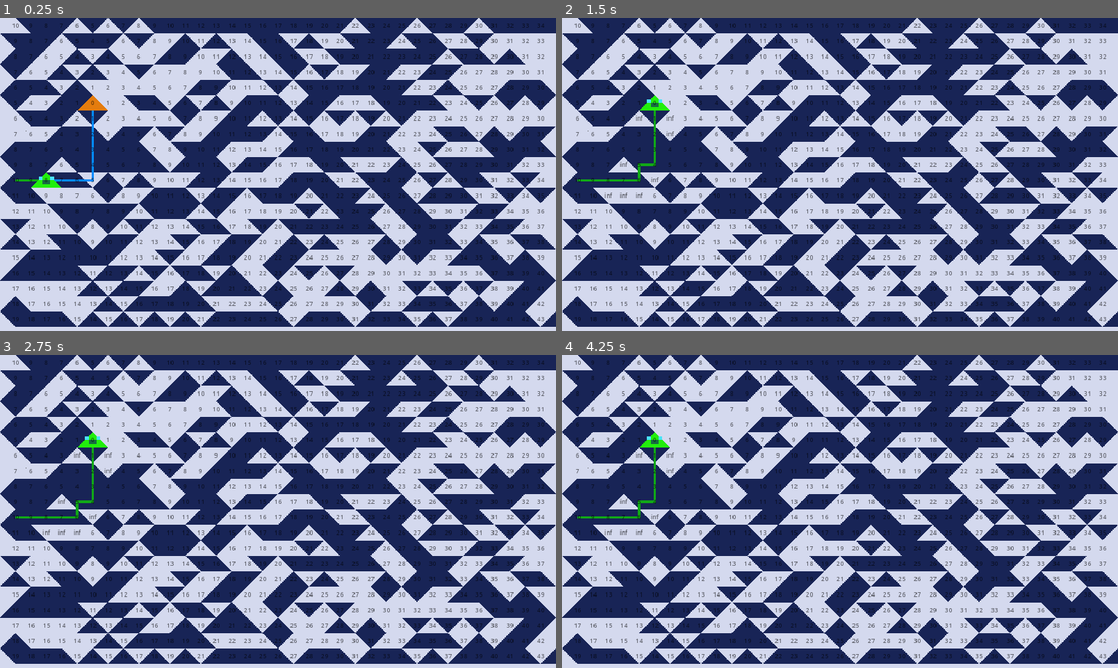
Above: before the commit, frames 1-4 (two rows, left to right).
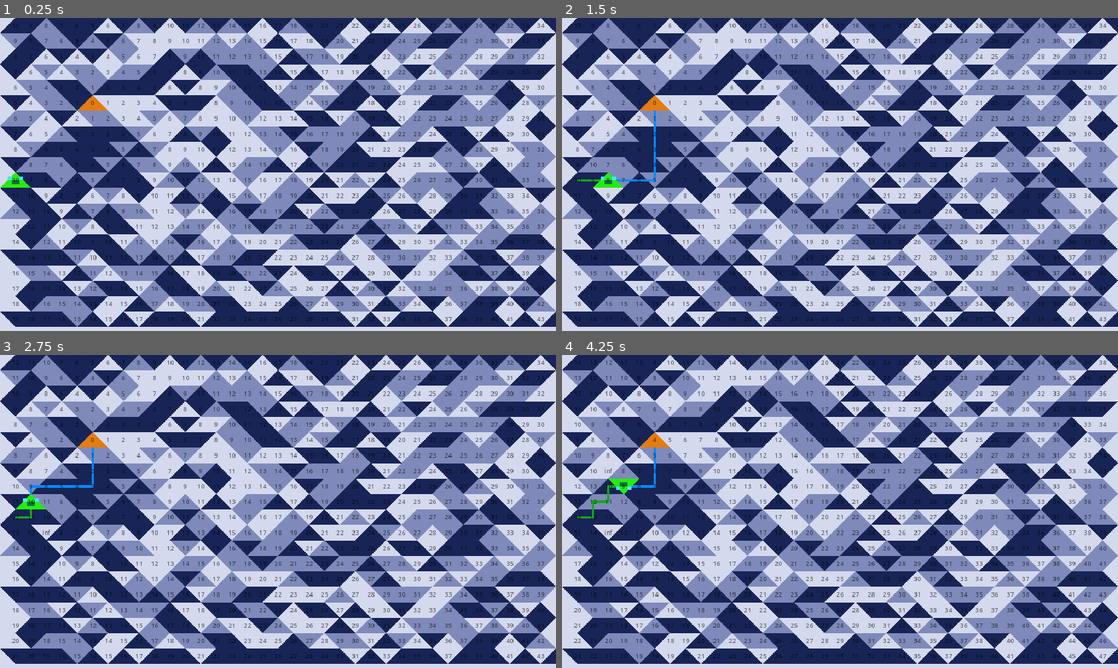
Above: after the commit, the same moments.

Repository: MeadowsSlayer/D-Lite-Godot
Game: Godot game, scene res://Scenes/main.tscn
Same seed, same stepped clock (60 frames per second), same inputs: the game is played once before the commit and once after it.
Inputs:
- Up to frame 1 (0.25 s): no input
- Up to frame 2 (1.5 s): hold D (right) 0.53-1.28 s; hold S (down) from 1.28 s (still down)
- Up to frame 3 (2.75 s): tap Enter at 2 s; release S (down) at 2.03 s; hold D (right) from 2.03 s (still down)
- Up to frame 4 (4.25 s): release D (right) at 2.78 s; hold W (up) 2.78-3.53 s; tap Space at 3.5 s; hold A (left) from 3.53 s (still down)

The runs differ from the first frame. In frame 1, 60% of the frame differs, in the area x 0-100%, y 0-99%; in frame 2, 60%; in frame 3, 60%; in frame 4, 61%.

Commit message:
Traffic Control

Diff:
--- a/Objects/robot.tscn
+++ b/Objects/robot.tscn
@@ -8,6 +8,8 @@
 
 [node name="Robot" type="StaticBody2D"]
 position = Vector2(32, -48)
+collision_layer = 3
+collision_mask = 3
 script = ExtResource("1_tyflt")
 
 [node name="CollisionPolygon2D" type="CollisionPolygon2D" parent="."]
@@ -46,6 +48,38 @@
 [node name="CollisionShape2D" type="CollisionShape2D" parent="Up"]
 shape = SubResource("RectangleShape2D_xhdh0")
 
+[node name="DownDiff" type="Area2D" parent="."]
+position = Vector2(0, 32)
+collision_layer = 2
+collision_mask = 2
+
+[node name="CollisionShape2D" type="CollisionShape2D" parent="DownDiff"]
+shape = SubResource("RectangleShape2D_xhdh0")
+
+[node name="RightDiff" type="Area2D" parent="."]
+position = Vector2(32, 0)
+collision_layer = 2
+collision_mask = 2
+
+[node name="CollisionShape2D" type="CollisionShape2D" parent="RightDiff"]
+shape = SubResource("RectangleShape2D_xhdh0")
+
+[node name="LeftDiff" type="Area2D" parent="."]
+position = Vector2(-32, 0)
+collision_layer = 2
+collision_mask = 2
+
+[node name="CollisionShape2D" type="CollisionShape2D" parent="LeftDiff"]
+shape = SubResource("RectangleShape2D_xhdh0")
+
+[node name="UpDiff" type="Area2D" parent="."]
+position = Vector2(0, -32)
+collision_layer = 2
+collision_mask = 2
+
+[node name="CollisionShape2D" type="CollisionShape2D" parent="UpDiff"]
+shape = SubResource("RectangleShape2D_xhdh0")
+
 [node name="Polygon2D" type="Polygon2D" parent="."]
 position = Vector2(0, -8)
 color = Color(0.289063, 0.886719, 0.984375, 1)
--- a/Objects/robot_ver2.gd
+++ b/Objects/robot_ver2.gd
@@ -5,11 +5,21 @@
 @onready var up = $Up
 @onready var right = $Right
 @onready var left = $Left
+@onready var down_diff = $DownDiff
+@onready var right_diff = $RightDiff
+@onready var left_diff = $LeftDiff
+@onready var up_diff = $UpDiff
 @onready var dir_boxes = {
 	"right": right,
 	"left": left,
 	"down": down,
 	"up": up
+}
+@onready var dir_boxes_diff = {
+	"right": right_diff,
+	"left": left_diff,
+	"down": down_diff,
+	"up": up_diff
 }
 
 @export var goal : Marker2D
@@ -27,6 +37,7 @@
 var limit_y_traversed = [1900, 0]
 var path = []
 var points_traversed = []
+var points_changed = []
 var points_avoid = []
 var possible_dir = []
 var graph = {}
@@ -169,9 +180,14 @@
 		if dir == "up" and scale.y == -1:
 			scale_dir = "down"
 
-		if dir_boxes[scale_dir].has_overlapping_bodies() and graph.has(next_pos) and graph[next_pos] != float(INF):
+		if next_pos not in points_changed and dir_boxes[scale_dir].has_overlapping_bodies() and graph.has(next_pos) and graph[next_pos] != float(INF):
 			graph[next_pos] = float(INF)
 			updated = true
+			points_changed.append(next_pos)
+		if next_pos not in points_changed and dir_boxes_diff[scale_dir].has_overlapping_bodies() and graph.has(next_pos) and graph[next_pos] != float(INF):
+			graph[next_pos] += 2
+			updated = true
+			points_changed.append(next_pos)
 		elif next_pos not in points_traversed and next_pos not in points_avoid and graph.has(next_pos) and !dir_boxes[scale_dir].has_overlapping_bodies():
 			possible_dir.append(position + move_directions[dir])
 
--- a/Scenes/main.gd
+++ b/Scenes/main.gd
@@ -153,8 +153,6 @@
 		cell_x = 0
 		cell_y += 1
 
-
-
 func possible_tiles(pos):
 	var possible_tiles_arr
 	var top_part = false
@@ -166,13 +164,13 @@
 		top_part = true
 
 	if top_part and bottom_part:
-		possible_tiles_arr = [Vector2(0, 0)]#, Vector2(1, 1), Vector2(2, 1), Vector2(3, 1)]
+		possible_tiles_arr = [Vector2(0, 0), Vector2(1, 1), Vector2(2, 1), Vector2(3, 1)]
 	elif top_part and !bottom_part:
-		possible_tiles_arr = [Vector2(0, 0), Vector2(2, 0)]#, Vector2(1, 1), Vector2(2, 1), Vector2(3, 1), Vector2(1, 2)]
+		possible_tiles_arr = [Vector2(0, 0), Vector2(2, 0), Vector2(1, 1), Vector2(2, 1), Vector2(3, 1), Vector2(1, 2)]
 	elif !top_part and bottom_part:
-		possible_tiles_arr = [Vector2(0, 0), Vector2(1, 0)]#, Vector2(1, 1), Vector2(2, 1), Vector2(3, 1), Vector2(2, 2)]
+		possible_tiles_arr = [Vector2(0, 0), Vector2(1, 0), Vector2(1, 1), Vector2(2, 1), Vector2(3, 1), Vector2(2, 2)]
 	elif !top_part and !bottom_part:
-		possible_tiles_arr = [Vector2(0, 0), Vector2(1, 0), Vector2(2, 0), Vector2(3, 0)]#, Vector2(1, 1), Vector2(2, 1), Vector2(3, 1), Vector2(1, 2), Vector2(2, 2)]
+		possible_tiles_arr = [Vector2(0, 0), Vector2(1, 0), Vector2(2, 0), Vector2(3, 0), Vector2(1, 1), Vector2(2, 1), Vector2(3, 1), Vector2(1, 2), Vector2(2, 2)]
 	else:
 		possible_tiles_arr = [Vector2(0, 0)]
 
--- a/TileSet.tres
+++ b/TileSet.tres
@@ -8,38 +8,62 @@
 0:0/0 = 0
 0:0/0/physics_layer_0/linear_velocity = Vector2(0, 0)
 0:0/0/physics_layer_0/angular_velocity = 0.0
+0:0/0/physics_layer_1/linear_velocity = Vector2(0, 0)
+0:0/0/physics_layer_1/angular_velocity = 0.0
 1:0/0 = 0
 1:0/0/physics_layer_0/linear_velocity = Vector2(0, 0)
 1:0/0/physics_layer_0/angular_velocity = 0.0
 1:0/0/physics_layer_0/polygon_0/points = PackedVector2Array(0, -32, -32, 0, 32, 0)
+1:0/0/physics_layer_1/linear_velocity = Vector2(0, 0)
+1:0/0/physics_layer_1/angular_velocity = 0.0
 2:0/0 = 0
 2:0/0/physics_layer_0/linear_velocity = Vector2(0, 0)
 2:0/0/physics_layer_0/angular_velocity = 0.0
 2:0/0/physics_layer_0/polygon_0/points = PackedVector2Array(0, 32, -32, 0, 32, 0)
+2:0/0/physics_layer_1/linear_velocity = Vector2(0, 0)
+2:0/0/physics_layer_1/angular_velocity = 0.0
 3:0/0 = 0
 3:0/0/physics_layer_0/linear_velocity = Vector2(0, 0)
 3:0/0/physics_layer_0/angular_velocity = 0.0
 3:0/0/physics_layer_0/polygon_0/points = PackedVector2Array(0, 32, -32, 0, 0, -32, 32, 0)
+3:0/0/physics_layer_1/linear_velocity = Vector2(0, 0)
+3:0/0/physics_layer_1/angular_velocity = 0.0
 3:1/0 = 0
 3:1/0/physics_layer_0/linear_velocity = Vector2(0, 0)
 3:1/0/physics_layer_0/angular_velocity = 0.0
+3:1/0/physics_layer_1/linear_velocity = Vector2(0, 0)
+3:1/0/physics_layer_1/angular_velocity = 0.0
+3:1/0/physics_layer_1/polygon_0/points = PackedVector2Array(-32, 0, 0, -32, 32, 0, 0, 32)
 2:1/0 = 0
 2:1/0/physics_layer_0/linear_velocity = Vector2(0, 0)
 2:1/0/physics_layer_0/angular_velocity = 0.0
+2:1/0/physics_layer_1/linear_velocity = Vector2(0, 0)
+2:1/0/physics_layer_1/angular_velocity = 0.0
+2:1/0/physics_layer_1/polygon_0/points = PackedVector2Array(-32, 0, 0, 32, 32, 0)
 1:1/0 = 0
 1:1/0/physics_layer_0/linear_velocity = Vector2(0, 0)
 1:1/0/physics_layer_0/angular_velocity = 0.0
+1:1/0/physics_layer_1/linear_velocity = Vector2(0, 0)
+1:1/0/physics_layer_1/angular_velocity = 0.0
+1:1/0/physics_layer_1/polygon_0/points = PackedVector2Array(-32, 0, 0, -32, 32, 0)
 1:2/0 = 0
 1:2/0/physics_layer_0/linear_velocity = Vector2(0, 0)
 1:2/0/physics_layer_0/angular_velocity = 0.0
 1:2/0/physics_layer_0/polygon_0/points = PackedVector2Array(-32, 0, 0, 32, 32, 0)
+1:2/0/physics_layer_1/linear_velocity = Vector2(0, 0)
+1:2/0/physics_layer_1/angular_velocity = 0.0
+1:2/0/physics_layer_1/polygon_0/points = PackedVector2Array(-32, 0, 0, -32, 32, 0)
 2:2/0 = 0
 2:2/0/physics_layer_0/linear_velocity = Vector2(0, 0)
 2:2/0/physics_layer_0/angular_velocity = 0.0
 2:2/0/physics_layer_0/polygon_0/points = PackedVector2Array(0, -32, -32, 0, 32, 0)
+2:2/0/physics_layer_1/linear_velocity = Vector2(0, 0)
+2:2/0/physics_layer_1/angular_velocity = 0.0
+2:2/0/physics_layer_1/polygon_0/points = PackedVector2Array(-32, 0, 0, 32, 32, 0)
 
 [resource]
 tile_shape = 1
 tile_size = Vector2i(64, 64)
 physics_layer_0/collision_layer = 1
+physics_layer_1/collision_layer = 2
 sources/1 = SubResource("TileSetAtlasSource_cj4c3")
--- a/project.godot
+++ b/project.godot
@@ -48,9 +48,15 @@
 ]
 }
 
+[layer_names]
+
+2d_physics/layer_1="obstacle"
+2d_physics/layer_2="difficult terrain"
+
 [physics]
 
-common/physics_ticks_per_second=8
+common/physics_ticks_per_second=2
+common/max_physics_steps_per_frame=2
 
 [rendering]
 
